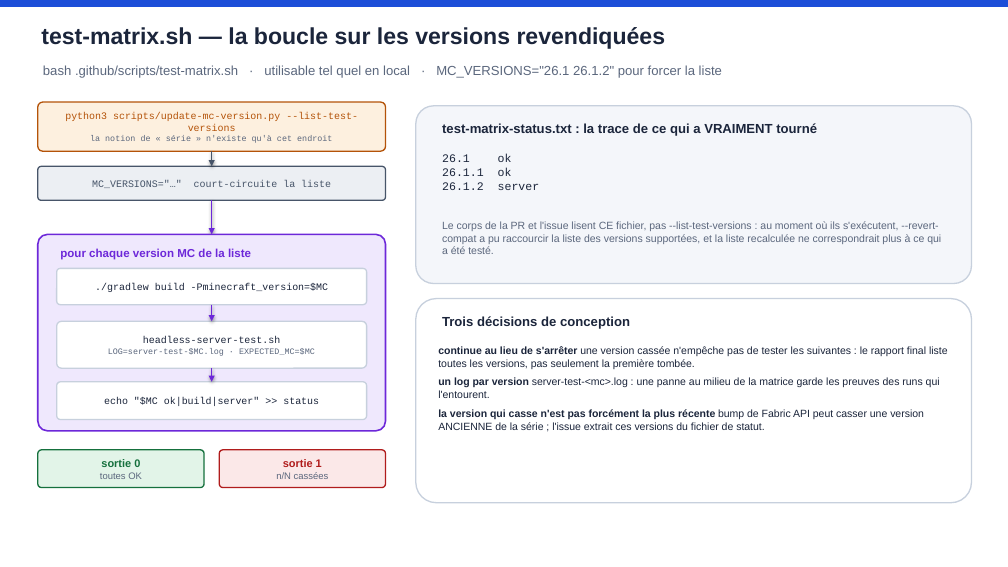
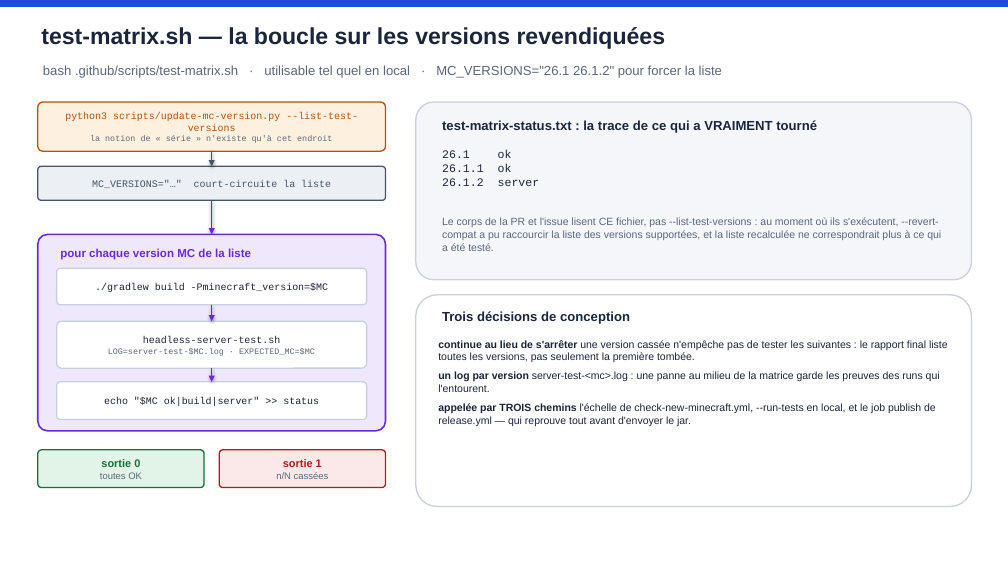
Before and after one commit to spatulox-minecraft/ExtendedTimePotion, a slide deck: slide 10 of docs/ci-architecture.pptx (slide 9 before the commit). Drawn at 1008x567 pixels with LibreOffice and Linux fonts; fonts in the diff are those of the drawing. Boxes give left, top, right and bottom in pixels: in the first picture for what was removed or moved away, otherwise in the second. Text is boxed around its words. In the diff, an @@ line names an element or a change of style, - is before the commit and + after.

```diff
--- a/docs/ci-architecture.pptx
+++ b/docs/ci-architecture.pptx
@@ 3 texts, 1 rounded rectangle: place and size @@
-3 texts, 1 rounded rectangle at bbox=[416, 106, 972, 329]
+3 texts, 1 rounded rectangle at bbox=[416, 102, 972, 324]
@@ rounded rectangle: place and size @@
-rounded rectangle at bbox=[416, 299, 972, 503]
+rounded rectangle at bbox=[416, 295, 972, 507]
@@ text at bbox=[438, 403, 936, 426]: text changed @@
-la version qui casse n'est pas forcément la plus récente bump de Fabric API peut casser une version ANCIENNE de la série ; l'issue extrait ces versions du fichier de statut.
+appelée par TROIS chemins l'échelle de check-new-minecraft.yml, --run-tests en local, et le job publish de release.yml — qui reprouve tout avant d'envoyer le jar.
```
Also in this commit, not shown: 11 other slides changed, 2 slides added, 1 slide removed.
